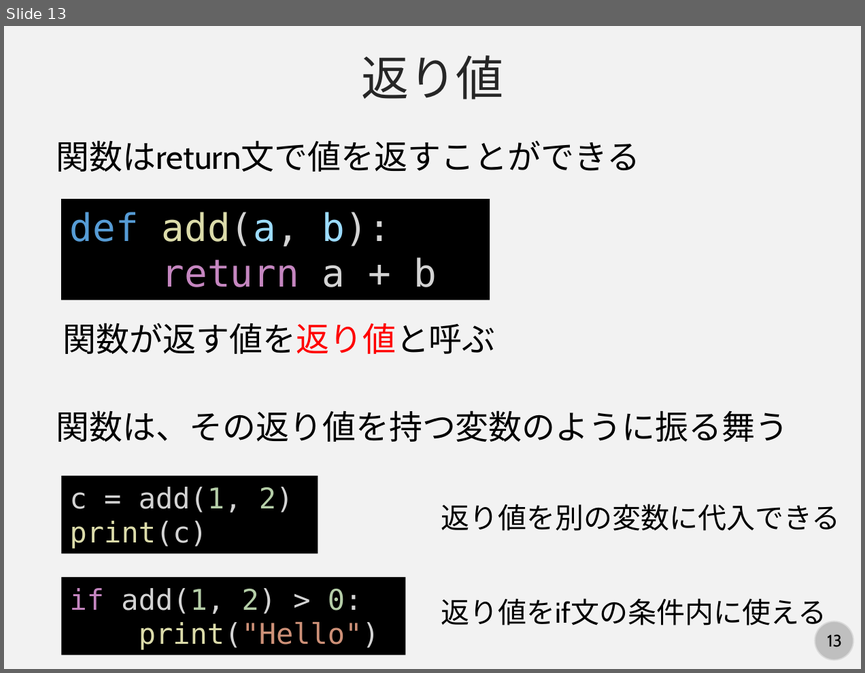
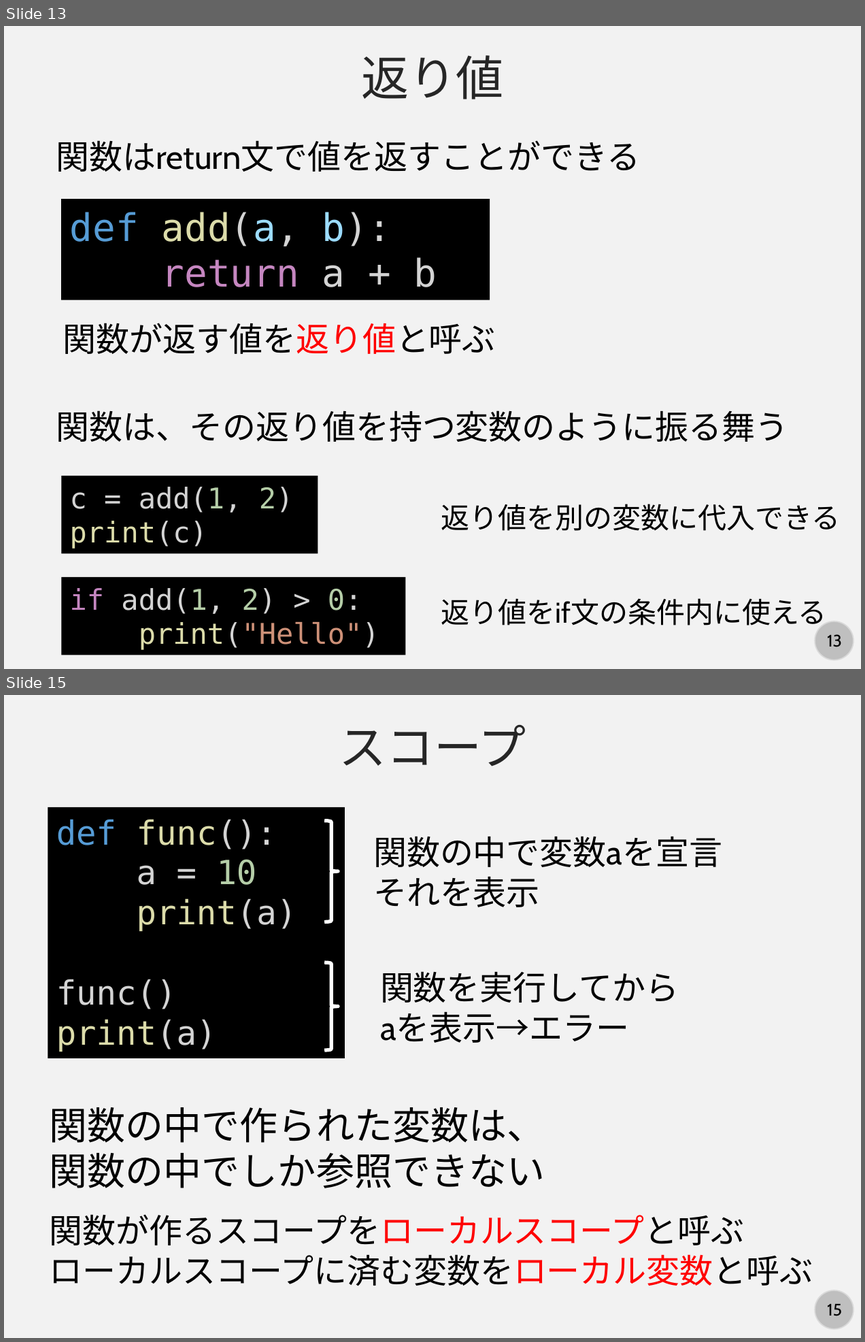
Before and after one commit to kaityo256/python_zero, a slide deck: scope/fig/slide.pptx. Shown one above the other, each under a label of ours: slide 13 before the commit, slides 13 and 15 after it; the slides between them are not shown. The pictures are 865x673 and 865x1342 pixels, drawn with LibreOffice and Linux fonts; fonts in the diff are those of the drawing. Boxes give left, top, right and bottom in pixels: in the first picture for what was removed or moved away, otherwise in the second. Text is boxed around its words. In the diff, an @@ line names an element or a change of style, - is before the commit and + after.

```diff
--- a/scope/fig/slide.pptx
+++ b/scope/fig/slide.pptx
@@ slide 15 added at bbox=[4, 695, 861, 1338], background #F2F2F2; not listed: 2 template elements that a slide beside it also shows @@
@@ text added at bbox=[339, 725, 526, 766], 40 pt, text #262626 @@
+スコープ
@@ rectangle added at bbox=[48, 807, 344, 1058], fill #000000, 28 pt, text #D4D4D4 @@
+def func():
+a = 10
+print(a)
+func()
+print(a)
@@ right brace added at bbox=[324, 821, 338, 922], outline #FFFFFF 3 pt @@
@@ text added at bbox=[373, 836, 722, 907], 28 pt, text #000000 @@
+関数の中で変数aを宣言
+それを表示
@@ right brace added at bbox=[324, 962, 338, 1050], outline #FFFFFF 3 pt @@
@@ text added at bbox=[380, 971, 679, 1042], 28 pt, text #000000 @@
+関数を実行してから
+aを表示→エラー
@@ text added at bbox=[50, 1107, 545, 1188], 32 pt, text #000000 @@
+関数の中で作られた変数は、関数の中でしか参照できない
@@ text added at bbox=[50, 1214, 813, 1286], 28 pt, text #000000 @@
+関数が作るスコープをローカルスコープと呼ぶ
+ローカルスコープに済む変数をローカル変数と呼ぶ
```
Also in this commit, not shown: 5 other slides added.
